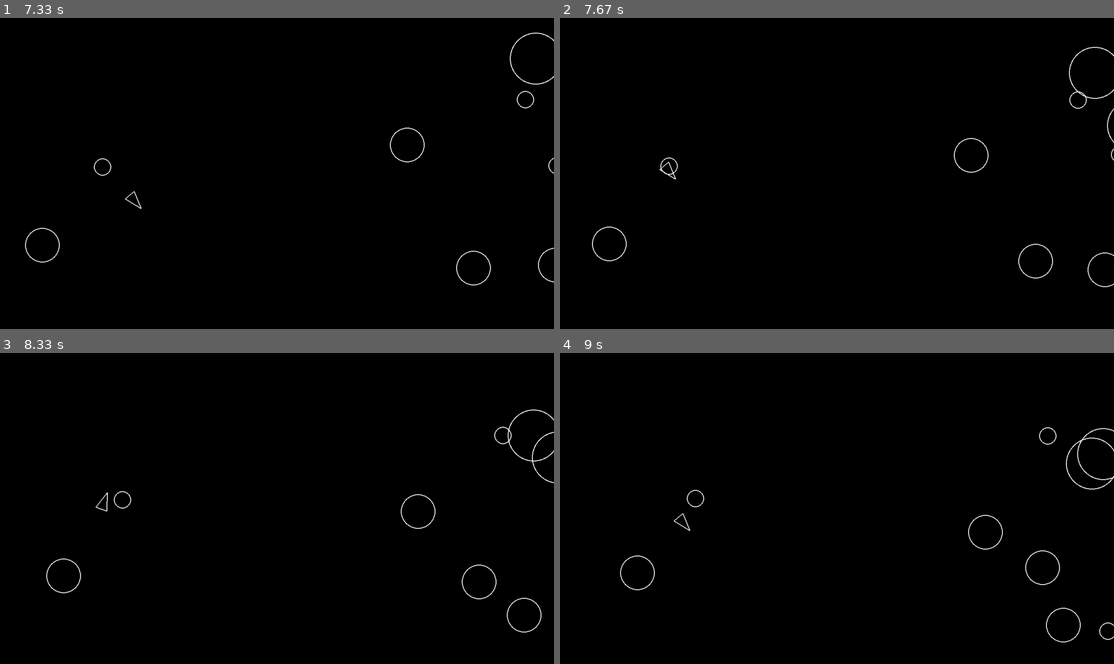
Above: before the commit, frames 1-4 (two rows, left to right).
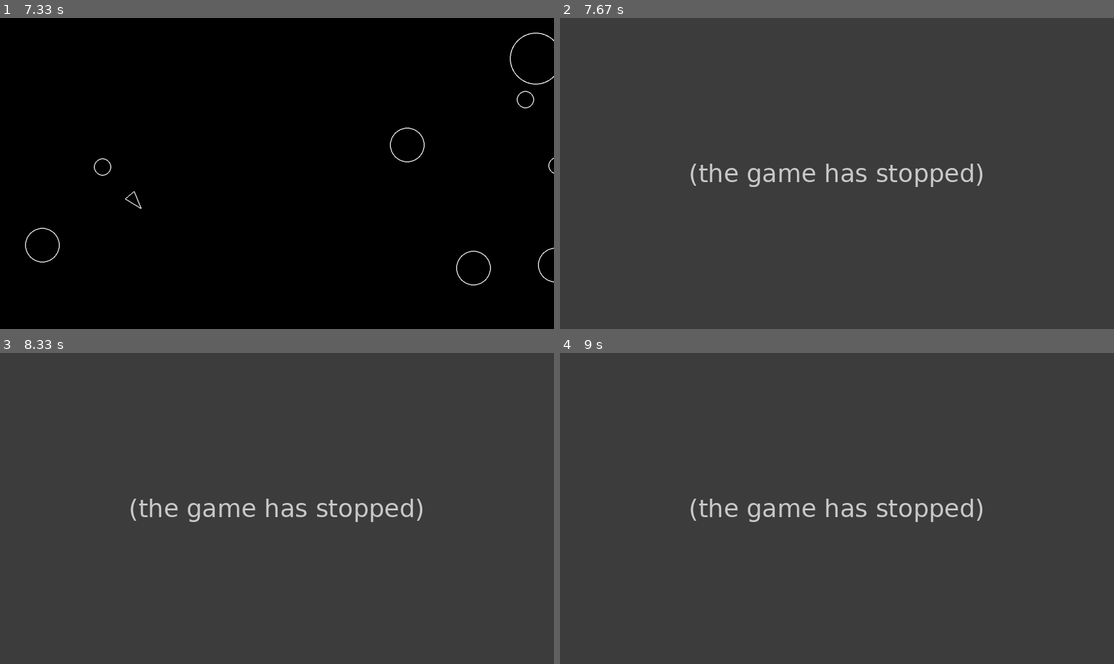
Above: after the commit, the same moments.

Repository: LeFoole/pysteroids
Game: pygame game, started from main.py
Two runs of this game, one before a commit and one after it. Both use one fixed random seed, a clock stepped at 60 frames per second and the inputs below.
Inputs:
- Up to frame 1 (7.33 s): hold A 0.33-0.87 s; hold S 0.9-1.2 s; hold A 1.23-1.63 s; hold W 1.67-2.03 s; hold D 2.07-2.7 s; hold S 2.73-3.1 s; hold A 3.13-3.6 s; hold D 3.63-4.1 s; hold W 4.13-4.43 s; hold D 4.47-4.93 s; hold A 4.97-5.5 s; hold S 5.53-5.83 s; hold A 5.87-6.27 s; hold W 6.3-6.67 s; hold D from 6.7 s (still down)
- Up to frame 2 (7.67 s): release D at 7.33 s; hold S from 7.37 s (still down)
- Up to frame 3 (8.33 s): release S at 7.73 s; hold A 7.77-8.23 s; hold D from 8.27 s (still down)
- Up to frame 4 (9 s): release D at 8.73 s; hold W from 8.77 s (still down)

Frame 1 is identical in both runs. In frame 2, 100% of the frame differs, in the area x 0-100%, y 0-100%; in frame 3, 100%; in frame 4, 100%.
After the commit the program exited at 7.57 s; later frames show no game.

Commit message:
Added basic collision detection and game over conditions

Diff:
--- a/circleshape.py
+++ b/circleshape.py
@@ -23,3 +23,6 @@
     def update(self, dt):
         #sub-classes must override
         pass
+
+    def detect_collision(self, other):
+        return pygame.Vector2.distance_to(self.position, other.position) < self.radius + other.radius
--- a/main.py
+++ b/main.py
@@ -1,3 +1,4 @@
+import sys
 import pygame
 
 from constants import *
@@ -19,7 +20,7 @@
     asteroids = pygame.sprite.Group()
 
     Player.containers = (updatable, drawable)
-    Player(SCREEN_WIDTH/2, SCREEN_HEIGHT/2)
+    player = Player(SCREEN_WIDTH/2, SCREEN_HEIGHT/2)
 
     AsteroidField.containers = (updatable)
     Asteroid.containers = (asteroids, updatable, drawable)
@@ -34,8 +35,14 @@
         screen.fill("black")
 
         updatable.update(dt)
+
         for obj in drawable:
             obj.draw(screen)
+
+        for obj in asteroids:
+            if obj.detect_collision(player):
+                print("Game Over!")
+                sys.exit()
 
         #Refresh the screen after everything was updated
         pygame.display.flip()
